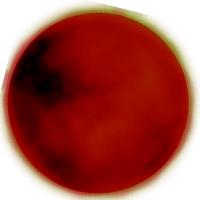
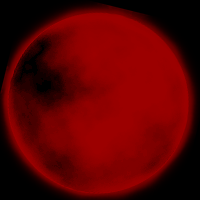
Revision of a layered (200, 200) image; what changed, layer by layer:
painted on "Layer 0" over [0, 0, 200, 200]
added layer "Layer 1" over [0, 0, 200, 200]
